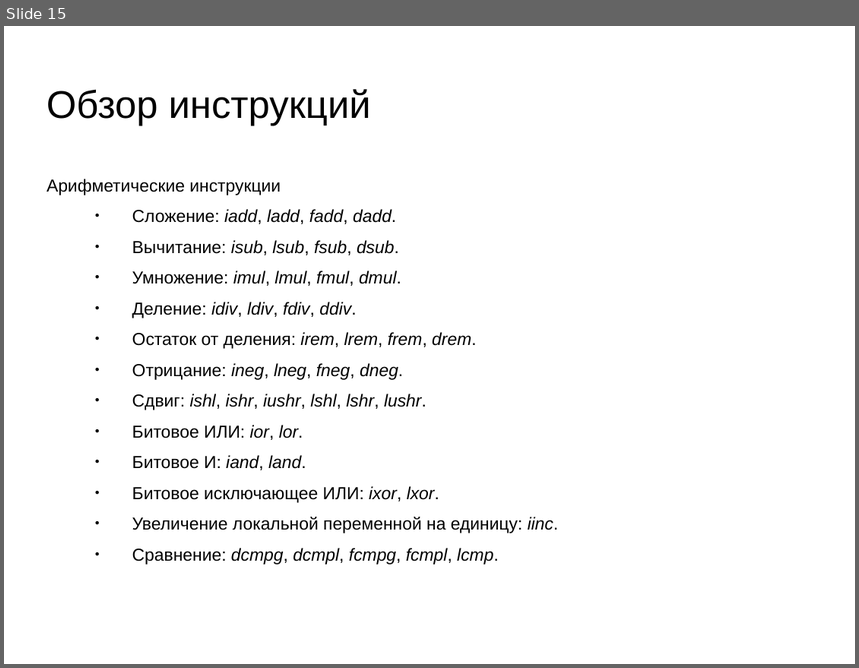
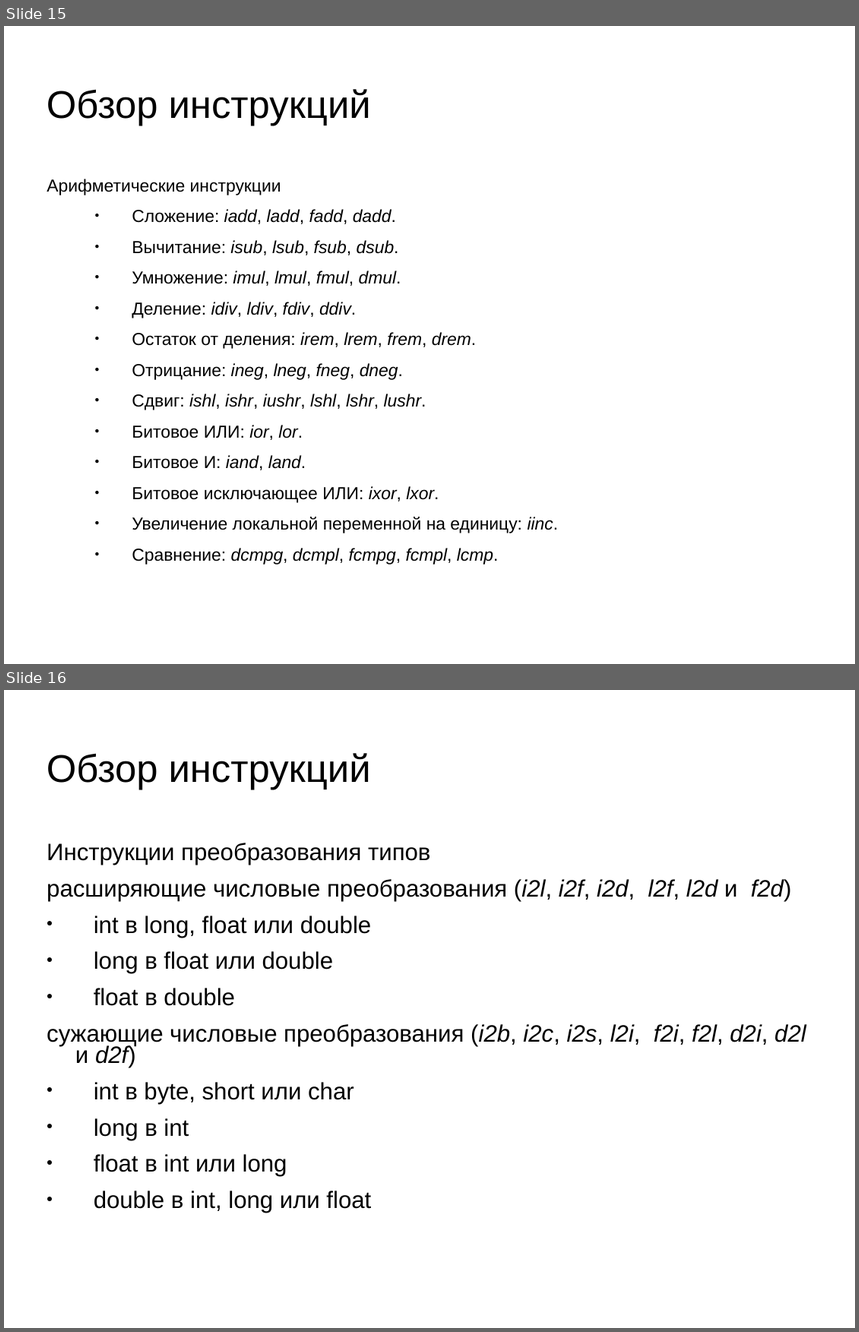
Before and after one commit to oleksiy-sayankin/javacogito, a slide deck: JVMSpec/presentation-jvm7.ppt. Shown one above the other, each under a label of ours: slide 15 before the commit, slides 15 and 16 after it. The pictures are 859x668 and 859x1332 pixels, drawn with LibreOffice and Linux fonts; fonts in the diff are those of the drawing; background and template pictures are left out. Boxes give left, top, right and bottom in pixels: in the first picture for what was removed or moved away, otherwise in the second. Text is boxed around its words. In the diff, an @@ line names an element or a change of style, - is before the commit and + after.

```diff
--- a/JVMSpec/presentation-jvm7.ppt
+++ b/JVMSpec/presentation-jvm7.ppt
@@ slide 16 added at (4, 690, 855, 1328), background picture (left out) @@
@@ title added at (47, 753, 371, 790), 36 pt, text #000000 @@
+Обзор инструкций
@@ text added at (47, 843, 807, 1213), 22.1 pt, text #000000 @@
+Инструкции преобразования типов
+расширяющие числовые преобразования (i2l, i2f, i2d, l2f, l2d и f2d)
+● int в long, float или double
+● long в float или double
+● float в double
+сужающие числовые преобразования (i2b, i2c, i2s, l2i, f2i, f2l, d2i, d2l и d2f)
+● int в byte, short или char
+● long в int
+● float в int или long
+● double в int, long или float
```
Also in this commit, not shown: 7 other slides added.
